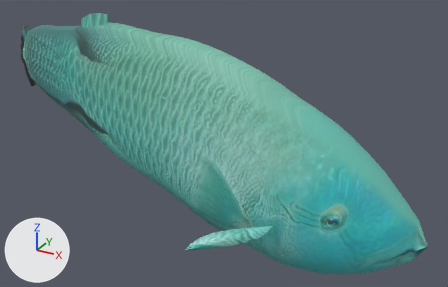
A saved change to the glTF model public/aqua/models/fish/fry_napoleon_wrasse.glb.
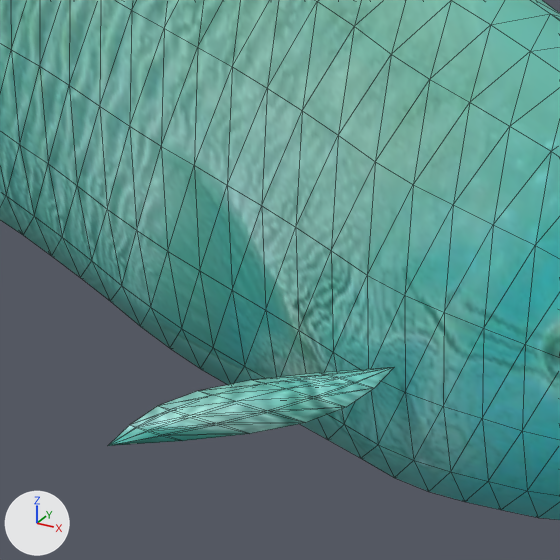
Each version is shown whole from a 50 mm lens placed at (6926.324, -2.104, -462.838), pointed at (6925.141, 0.046, -463.913), then close up on the part from 34% to 73% of the width and 39% to 100% of the height. Arrows for +X, +Y and +Z are at lower left; the lights stay in place. The older version's two pictures come first. The close-ups show mesh edges as thin lines. Vertices at exactly the same position are counted once.

Script lines for the objects in view, before the commit:
```python
me_fry_napoleon_wrasse = bpy.data.meshes.new('fry_napoleon_wrasse')
me_fry_napoleon_wrasse.from_pydata(...)  # 758 vertices, 1482 faces; spans x 6924.04..6926.04, y -0.37..0.37, z -464.38..-463.4
me_fry_napoleon_wrasse.materials.append(mat_painted_pbr_atlas)  # picture img_fry_napoleon_wrasse_basecolor
ob_fry_napoleon_wrasse = bpy.data.objects.new('fry_napoleon_wrasse', me_fry_napoleon_wrasse)
ob_fry_napoleon_wrasse.location = (0.0, 0.0, 0.0)
```
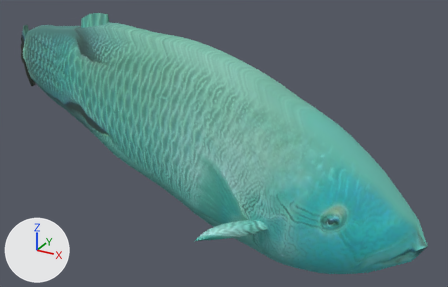
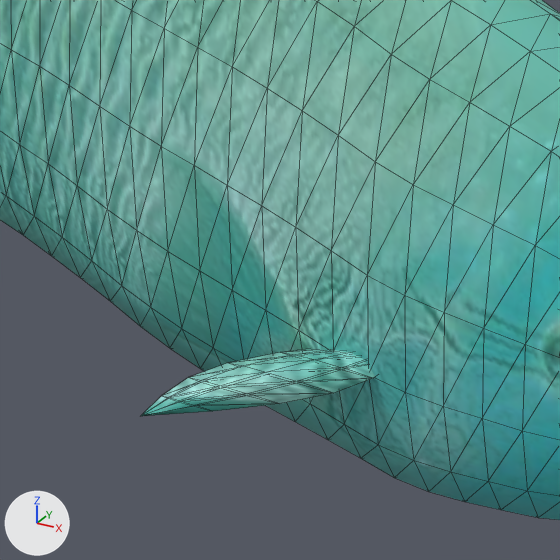
Location of each change, (x1, y1, x2, y2) in pixels of the close-ups (560 x 560 px; the box of a moved part takes in the faces that stretch with it):
part 1 of me_fry_napoleon_wrasse, moved or reshaped
    before: (108, 367, 394, 446)
    after: (141, 349, 375, 416)

The change, as a list of edits to the scene's bpy script:
```text
Change me_fry_napoleon_wrasse:
    used by ob_fry_napoleon_wrasse; location = (0.0, 0.0, 0.0)
    remove me_fry_napoleon_wrasse.from_pydata(...)  # 758 vertices, 1482 faces; spans x 6924.04..6926.04, y -0.37..0.37, z -464.38..-463.4
    add me_fry_napoleon_wrasse.from_pydata(...)  # 758 vertices, 1482 faces; spans x 6924.04..6926.04, y -0.29..0.29, z -464.38..-463.4
    me_fry_napoleon_wrasse part 1: the loose piece of 42 vertices spanning x 6925.19..6925.48, y -0.37..-0.17, z -464.2..-464.11 is moved by (0.0, 0.08, 0.0)
    other edits to the shape of me_fry_napoleon_wrasse do not show in these pictures
```
